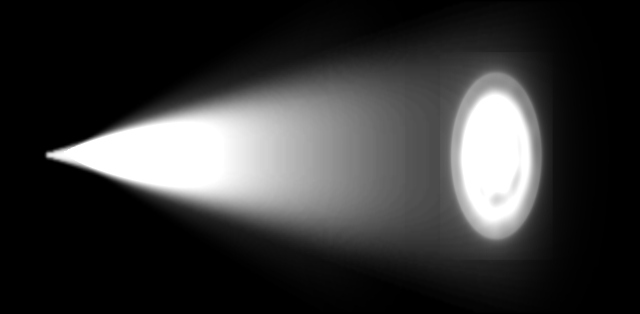
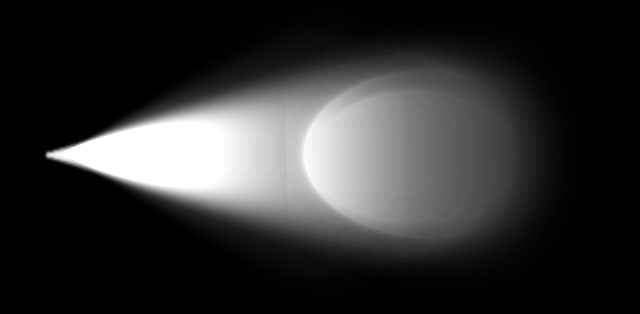
Layers edited between the first and the second 640 x 314 image:
added layer "Pasted Layer copy #1" (addition) above "Pasted Layer copy" over [left=284, top=2, right=587, bottom=302]
hid "Pasted Layer copy" over [left=440, top=52, right=553, bottom=260]
painted on "prop_radius_0.png copy" over [left=284, top=1, right=587, bottom=313]
painted on "prop_radius_0.png" over [left=284, top=7, right=405, bottom=298]
